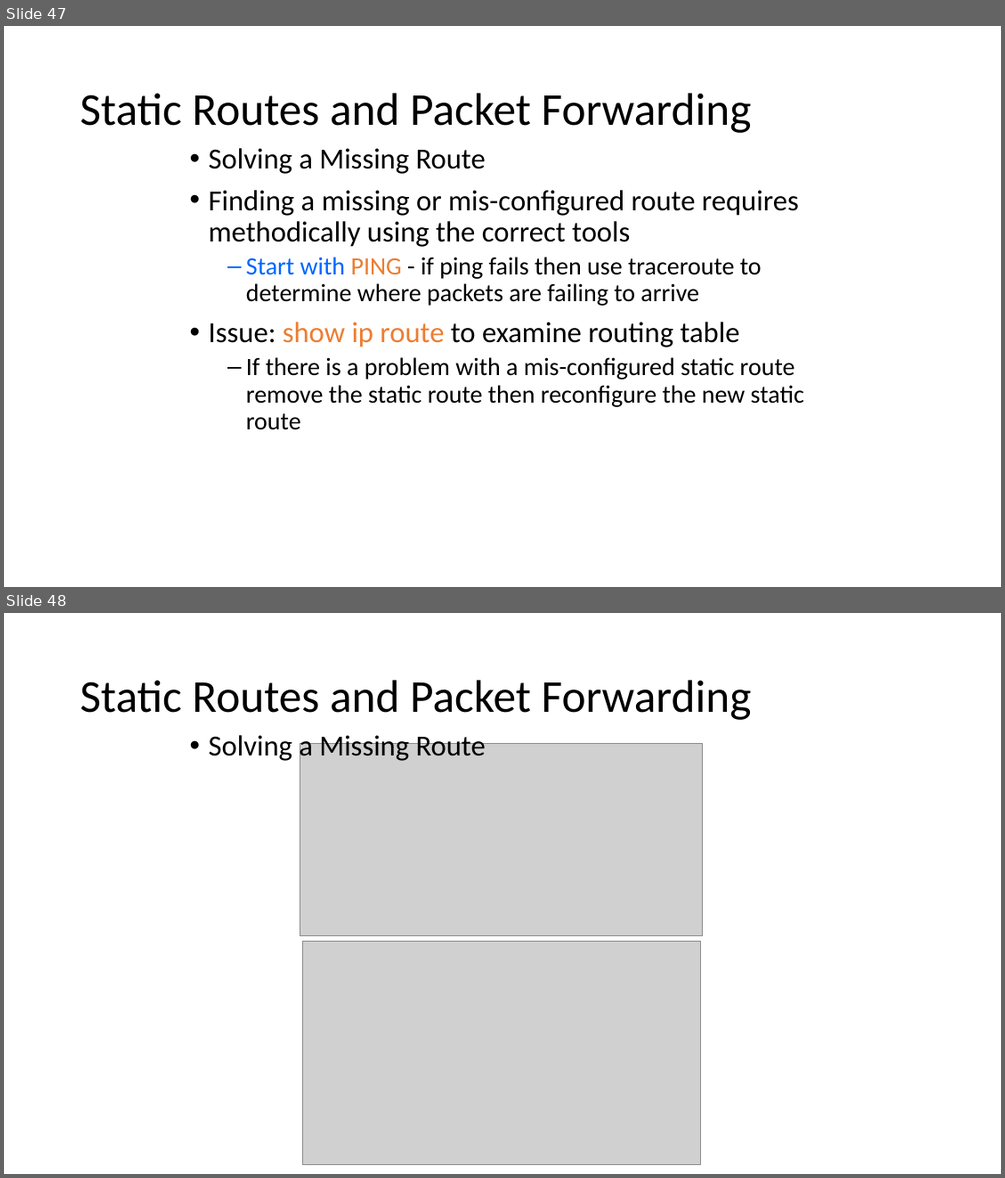
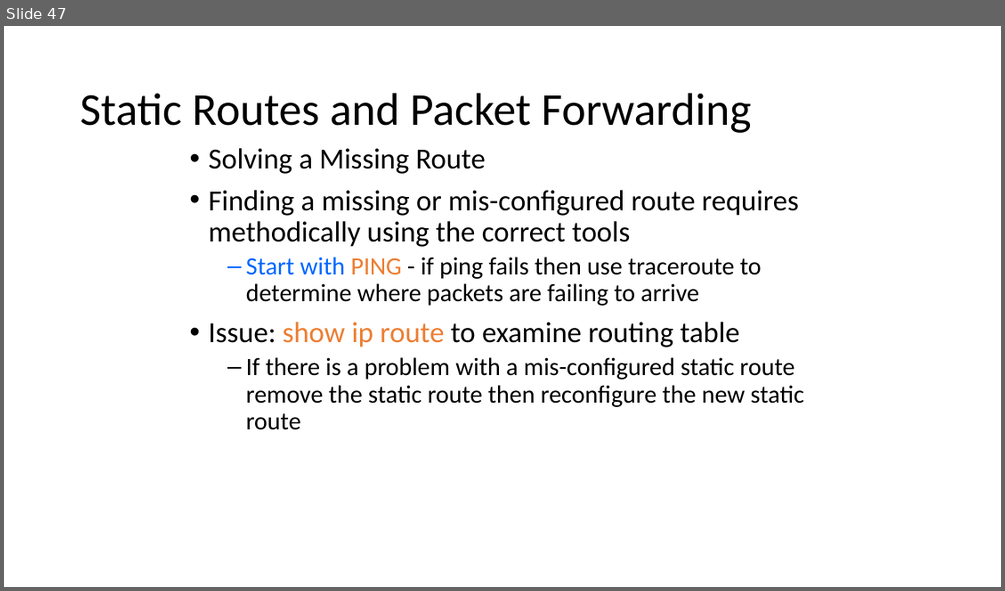
Before and after one commit to shakiliitju/B.Sc-in-ICT, a slide deck: 3.1 Third Year first semester/ICT-3103 Computer Networks/Lectures/Lecture5.pptx. Shown one above the other, each under a label of ours: slides 47 and 48 before the commit, slide 47 after it. The pictures are 1005x1178 and 1005x591 pixels, drawn with LibreOffice and Linux fonts; fonts in the diff are those of the drawing; grey boxes stand for pictures. Boxes give left, top, right and bottom in pixels: in the first picture for what was removed or moved away, otherwise in the second. Text is boxed around its words. In the diff, an @@ line names an element or a change of style, - is before the commit and + after.

```diff
--- a/3.1 Third Year first semester/ICT-3103 Computer Networks/Lectures/Lecture5.pptx
+++ b/3.1 Third Year first semester/ICT-3103 Computer Networks/Lectures/Lecture5.pptx
@@ slide 48 removed at [4, 613, 1001, 1174], background #FFFFFF @@
@@ title removed at [80, 680, 752, 720] @@
-Static Routes and Packet Forwarding
@@ text removed at [209, 731, 485, 763] @@
-• Solving a Missing Route
@@ picture removed at [300, 743, 704, 936] @@
@@ picture removed at [302, 941, 701, 1164] @@
```
Also in this commit, not shown: 2 slides changed, 9 other files.
